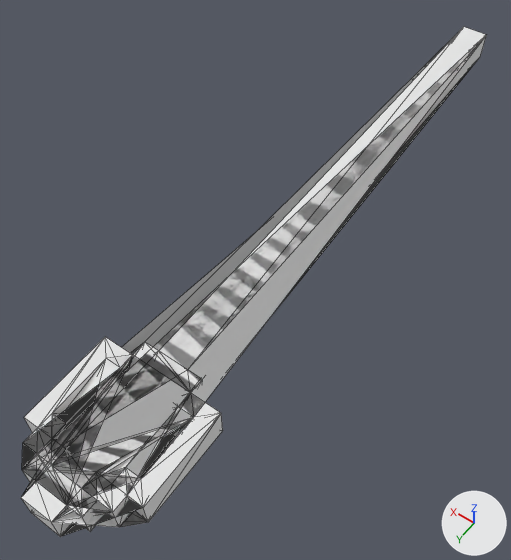
The OBJ model Assets/Imports/Subwayshovel.obj as it was, and as the next commit left it.
Rendered twice from a camera (50 mm lens) standing at (-15.2, 26.7, 34.6) and looking at (1.2, 3.8, -1.5). Arrows for +X, +Y and +Z are at lower right; the lights stay in place. Mesh edges are drawn as thin lines. Where no turn or scale is listed for an object, it has been applied to the vertices.

Objects in the first picture: 'Subwayshovel', 'Subwayshovel.001'.
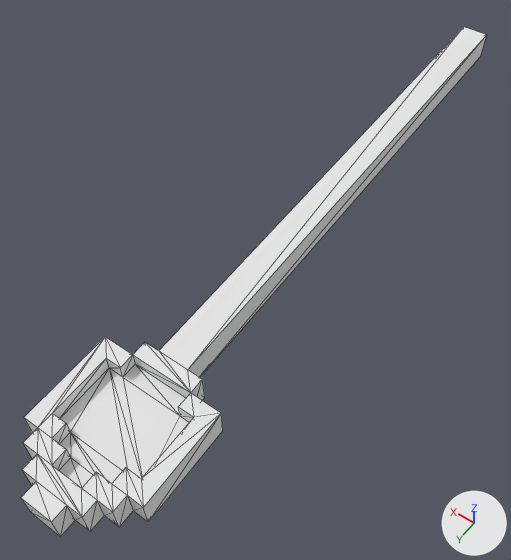
The newer file is also rescaled (x0.1) as a whole; pictures and numbers use the older file's frame.

Location of each change, [x1, y1, x2, y2] in pixels of the pictures (511 x 560 px):
'Subwayshovel.001', deleted
    before: [22, 37, 485, 537]

The edits, one by one:
Object 'Subwayshovel.001' (ob_subwayshovel_001) is deleted.
